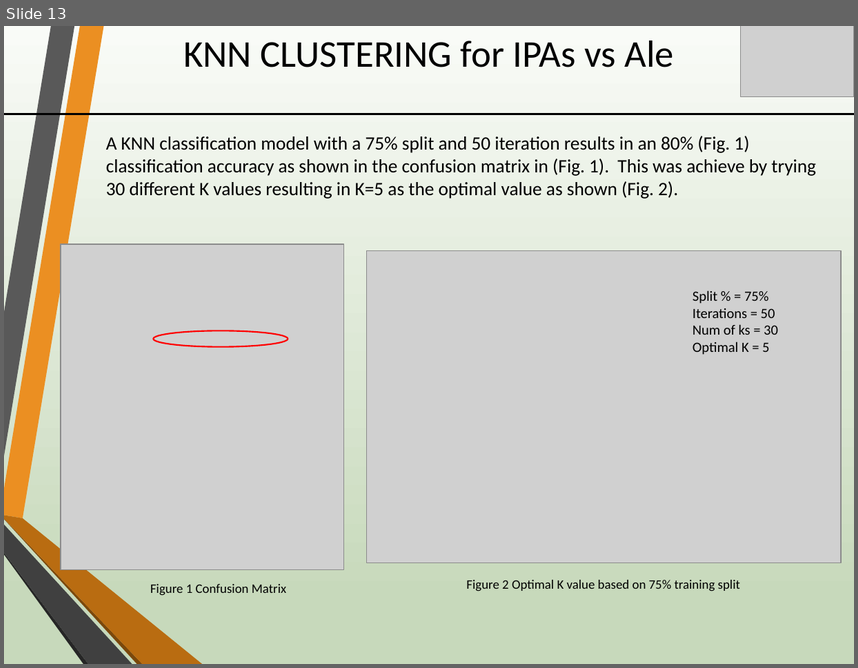
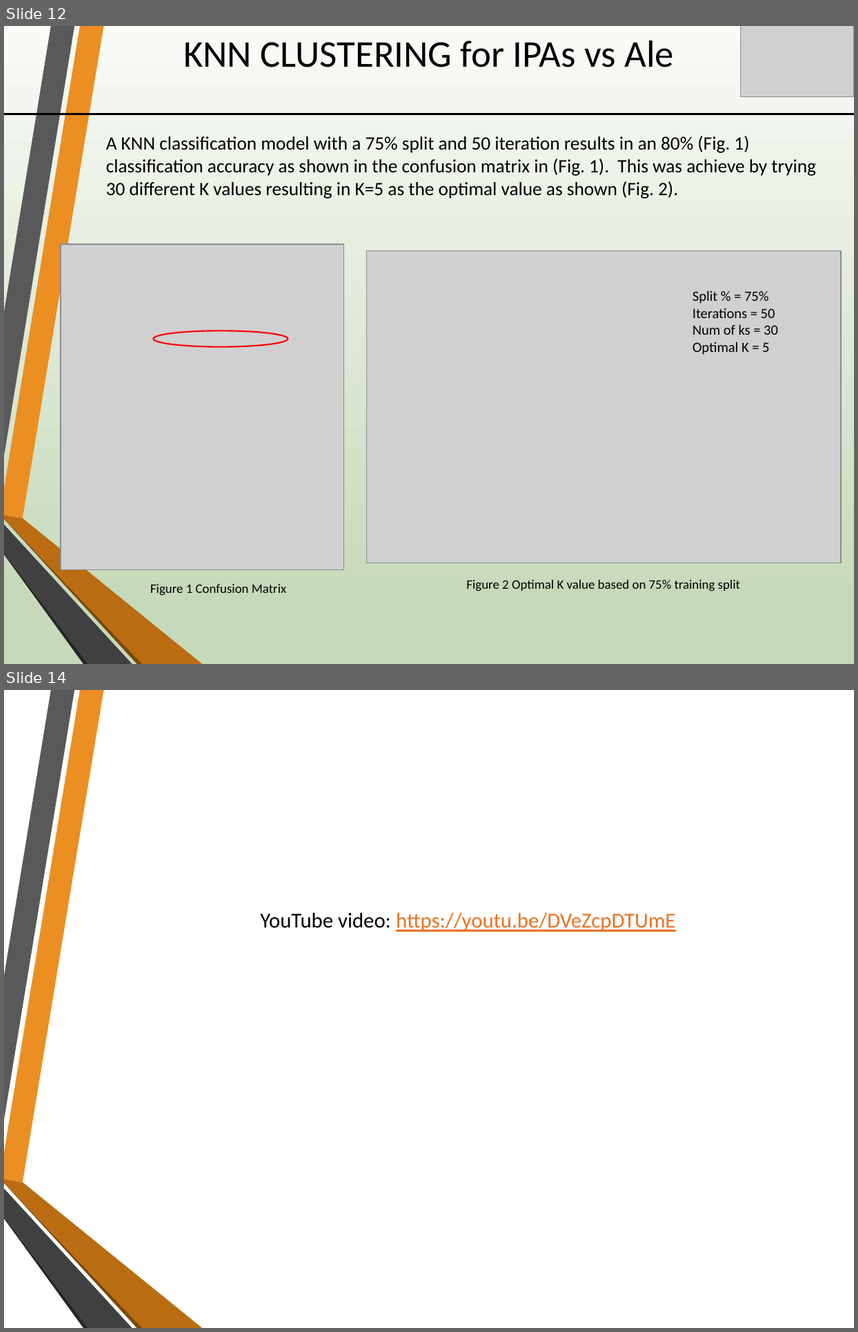
Before and after one commit to 48120778/EDAforProject1, a slide deck: Session 8 Project 1 EDA Alex Salamah Hao Wang v3.pptx. Shown one above the other, each under a label of ours: slide 13 before the commit, slides 12 and 14 after it; the slides between them are not shown. The pictures are 858x668 and 858x1332 pixels, drawn with LibreOffice and Linux fonts; fonts in the diff are those of the drawing; grey boxes stand for pictures; background and template pictures are left out. Boxes give left, top, right and bottom in pixels: in the first picture for what was removed or moved away, otherwise in the second. Text is boxed around its words. In the diff, an @@ line names an element or a change of style, - is before the commit and + after.

```diff
--- a/Session 8 Project 1 EDA Alex Salamah Hao Wang v3.pptx
+++ b/Session 8 Project 1 EDA Alex Salamah Hao Wang v3.pptx
@@ slide 14 added at box(4, 690, 854, 1328), background picture (left out); not listed: 6 template elements that a slide beside it also shows @@
@@ text added at box(260, 912, 675, 931), 18 pt, text #EC7220, underline @@
+YouTube video: https://youtu.be/DVeZcpDTUmE
@@ what was slide 13 is now slide 12 @@
```
Also in this commit, not shown: 2 slides changed, 1 slide removed.
